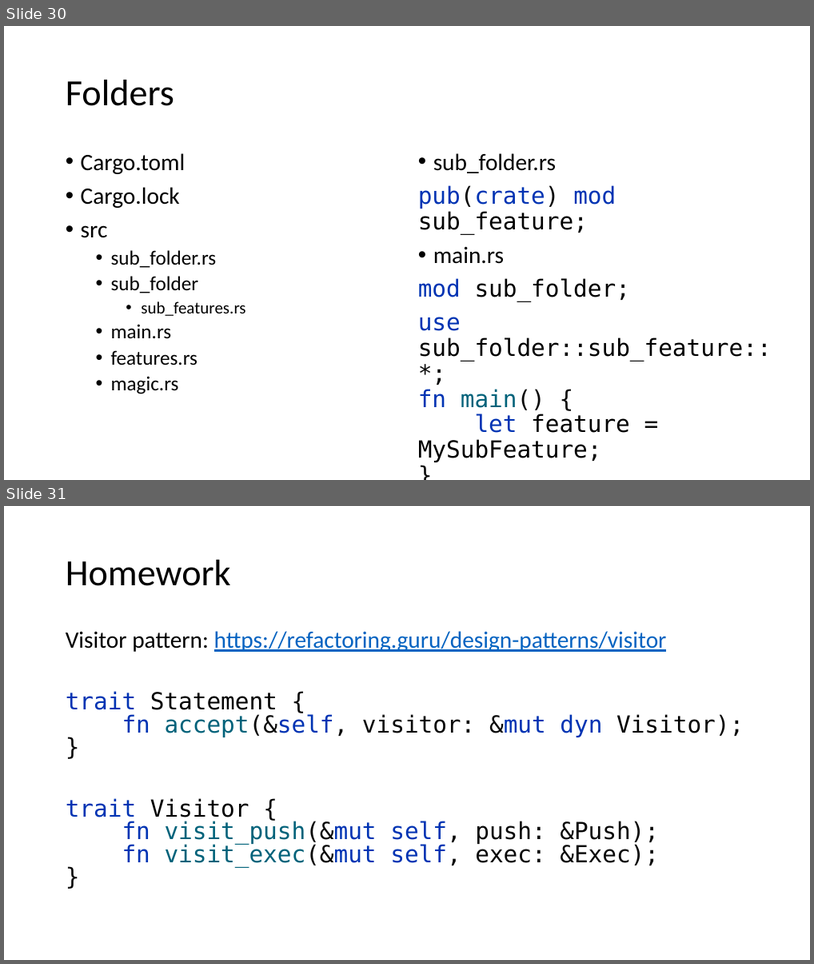
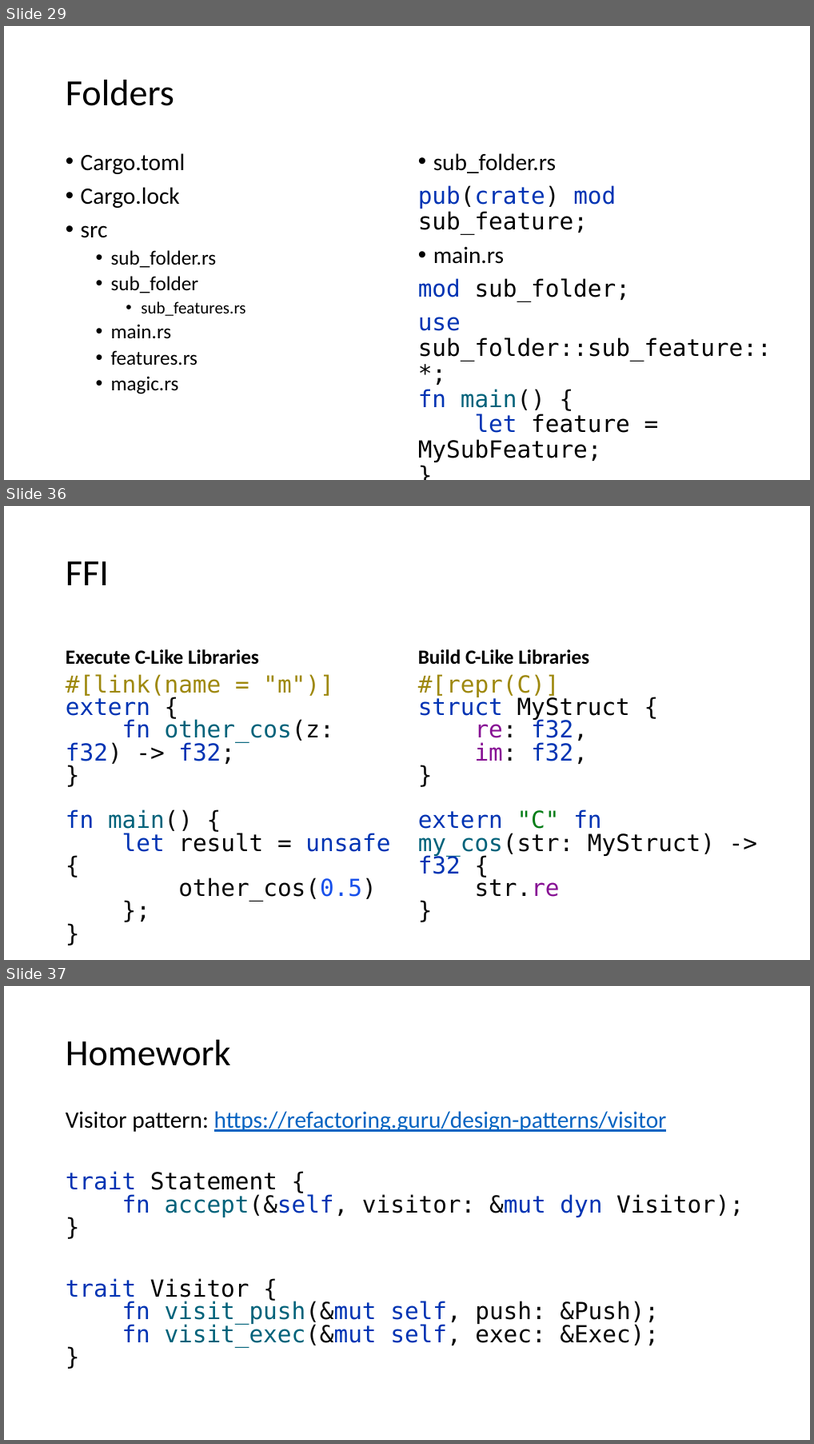
Before and after one commit to kugushev/course-rust-basics, a slide deck: src/07-Modules/07-Modules.pptx. Shown one above the other, each under a label of ours: slides 30 and 31 before the commit, slides 29, 36 and 37 after it; the slides between them are not shown. The pictures are 814x964 and 814x1444 pixels, drawn with LibreOffice and Linux fonts; fonts in the diff are those of the drawing. Boxes give left, top, right and bottom in pixels: in the first picture for what was removed or moved away, otherwise in the second. Text is boxed around its words. In the diff, an @@ line names an element or a change of style, - is before the commit and + after.

```diff
--- a/src/07-Modules/07-Modules.pptx
+++ b/src/07-Modules/07-Modules.pptx
@@ slide 36 added at (4, 506, 810, 960), background #FFFFFF @@
@@ title added at (66, 561, 109, 585), 44 pt, text #000000 @@
+FFI
@@ text added at (66, 649, 259, 664), 24 pt, text #000000, bold @@
+Execute C-Like Libraries
@@ text added at (418, 649, 590, 664), 24 pt, text #000000, bold @@
+Build C-Like Libraries
@@ text added at (66, 674, 390, 900), 28 pt, text #080808 @@
+#[link(name = "m")]
+extern {
+fn other_cos(z: f32) -> f32;
+}
+fn main() {
+let result = unsafe {
+other_cos(0.5)
+};
+}
@@ text added at (418, 674, 715, 896), 28 pt, text #0033B3 @@
+#[repr(C)]
+struct MyStruct {
+re: f32,
+im: f32,
+}
+extern "C" fn my_cos(str: MyStruct) -> f32 {
+str.re
+}
@@ what was slide 30 is now slide 29 @@
@@ what was slide 31 is now slide 37 @@
```
Also in this commit, not shown: 3 slides changed, 5 other slides added.
